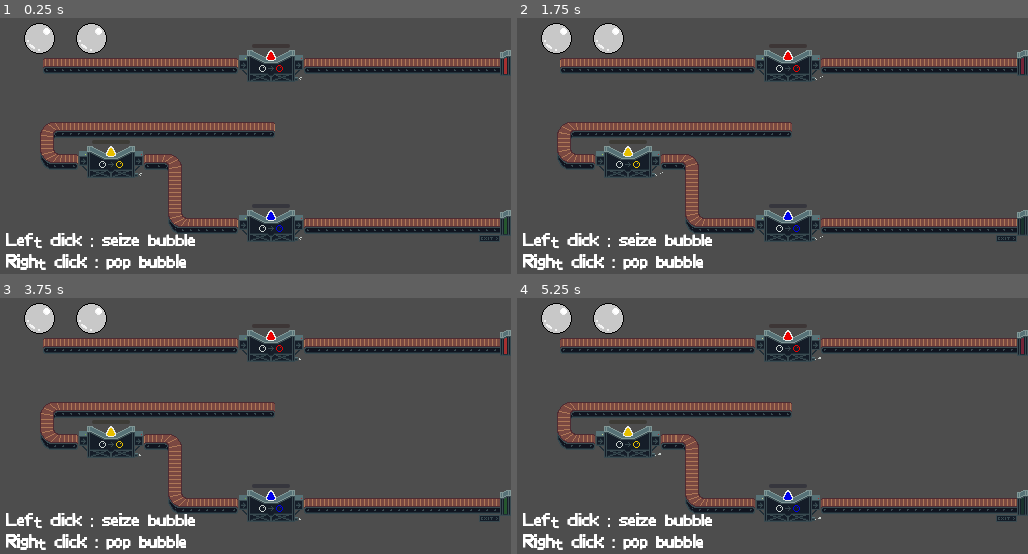
Above: before the commit, frames 1-4 (two rows, left to right).
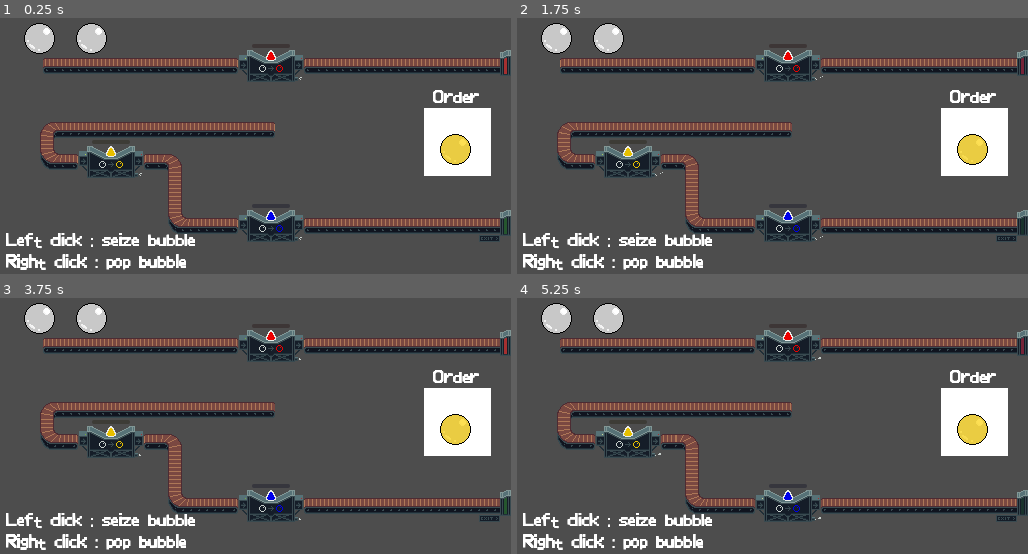
Above: after the commit, the same moments.

Repository: rems64/BubbleAssembly
Game: Godot game, scene res://level01.tscn
Two runs of this game, one before a commit and one after it. Both use one fixed random seed, a clock stepped at 60 frames per second and the inputs below.
Inputs (mouse positions are in pixels of both pictures, inside the frame that each line leads up to):
- Up to frame 1 (0.25 s): no input
- Up to frame 2 (1.75 s): move the mouse to (557, 38) at 0.52 s; click (557, 38) at 0.67 s; move the mouse to (608, 38) at 1.27 s; click (608, 38) at 1.42 s
- Up to frame 3 (3.75 s): move the mouse to (306, 369) at 2.02 s; click (306, 369) at 2.17 s; move the mouse to (229, 477) at 2.77 s; click (229, 477) at 2.92 s; move the mouse to (408, 464) at 3.52 s; click (408, 464) at 3.67 s
- Up to frame 4 (5.25 s): move the mouse to (619, 387) at 4.27 s; click (619, 387) at 4.42 s; move the mouse to (798, 426) at 5.02 s; click (798, 426) at 5.17 s

The runs differ from the first frame. In frame 1, 3.7% of the frame differs, in the area x 82-97%, y 28-62%; in frame 2, 3.7%; in frame 3, 3.7%; in frame 4, 3.7%.

Commit message:
custom orders

Diff:
--- a/level01.tscn
+++ b/level01.tscn
@@ -84,17 +84,29 @@
 script = ExtResource("1_xra8f")
 
 [node name="objectif" type="Node2D" parent="."]
+position = Vector2(413, 166)
 
 [node name="ColorRect" type="ColorRect" parent="objectif"]
-offset_left = 31.0
-offset_top = -56.0
-offset_right = 71.0
-offset_bottom = -16.0
+offset_left = 12.0
+offset_top = -76.0
+offset_right = 52.0
+offset_bottom = -36.0
+scale = Vector2(1.67908, 1.70093)
 
 [node name="AnimatedSprite2D" type="AnimatedSprite2D" parent="objectif"]
-position = Vector2(44, -35)
+position = Vector2(43, -34)
 sprite_frames = SubResource("SpriteFrames_j02ya")
-animation = &"lv2"
+animation = &"lv0"
+
+[node name="Label" type="Label" parent="objectif"]
+offset_left = 21.0
+offset_top = -95.0
+offset_right = 114.0
+offset_bottom = -55.0
+scale = Vector2(0.5, 0.5)
+theme_override_fonts/font = ExtResource("2_3x6ar")
+theme_override_font_sizes/font_size = 40
+text = "Order"
 
 [node name="Label" type="Label" parent="."]
 offset_left = 7.0
Not shown: 1 places in level01.tscn that only renumber resources
